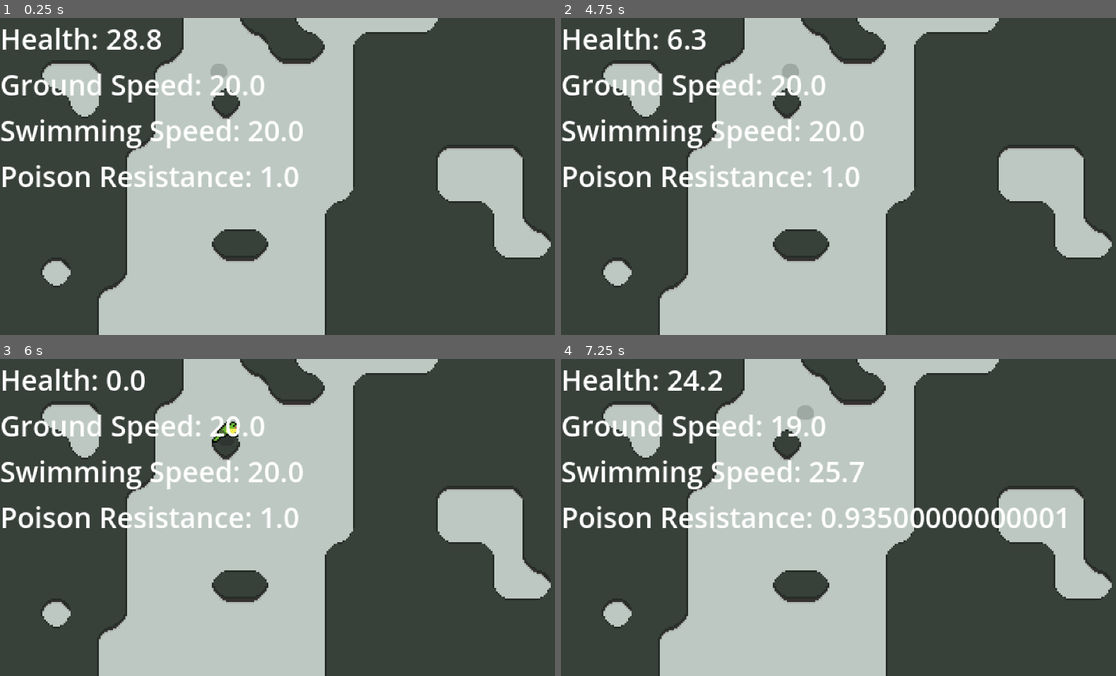
Above: before the commit, frames 1-4 (two rows, left to right).
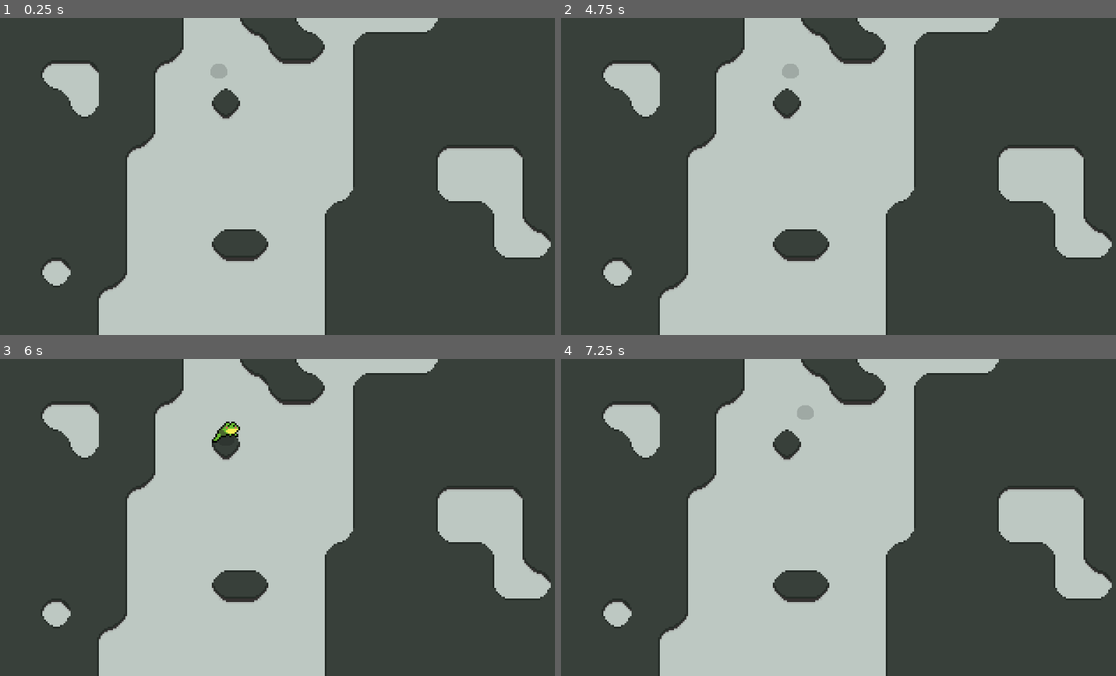
Above: after the commit, the same moments.

Repository: MiladTuma/Micro-Jam-Evolution
Game: Godot game, scene res://Scenes/main.tscn
Two runs of this game, one before a commit and one after it. Both use one fixed random seed, a clock stepped at 60 frames per second and the inputs below.
Inputs:
- Up to frame 1 (0.25 s): no input
- Up to frame 2 (4.75 s): hold Right (right) 0.53-1.28 s; hold Down (down) 1.28-2.03 s; hold Right (right) 2.03-2.78 s; hold Up (up) 2.78-3.53 s; hold Left (left) from 3.53 s (still down)
- Up to frame 3 (6 s): release Left (left) at 5.03 s; hold Down (down) 5.03-5.78 s; hold Right (right) from 5.78 s (still down)
- Up to frame 4 (7.25 s): release Right (right) at 6.53 s; hold Up (up) from 6.53 s (still down)

The runs differ from the first frame. In frame 1, 4.8% of the frame differs, in the area x 0-55%, y 3-54%; in frame 2, 4.7%; in frame 3, 4.7%; in frame 4, 5.9%, in the area x 0-91%, y 3-54%.

Commit message:
Update main.tscn

Diff:
--- a/Scenes/main.tscn
+++ b/Scenes/main.tscn
@@ -2,7 +2,6 @@
 
 [ext_resource type="Texture2D" uid="uid://kjg2t5thhseq" path="res://Tilemap/Tilemap Frog Swamp.png" id="1_bo1nx"]
 [ext_resource type="PackedScene" uid="uid://3lms8jd3k1jl" path="res://Entities/Player/player.tscn" id="1_jjgbg"]
-[ext_resource type="PackedScene" uid="uid://y8knp8h4k6h4" path="res://data_labels.tscn" id="3_8gbba"]
 
 [sub_resource type="TileSetAtlasSource" id="TileSetAtlasSource_bo1nx"]
 texture = ExtResource("1_bo1nx")
@@ -89,6 +88,3 @@
 z_index = 30
 tile_map_data = PackedByteArray("AAAHAAAAAAAFAAEAAAAHAAEAAAAFAAEAAAAGAAIAAAAFAAEAAAAGAAMAAAAFAAEAAAAGAAQAAAAFAAEAAAAHAA …(2064 unchanged characters)…
 tile_set = SubResource("TileSet_xcwl1")
-
-[node name="Data Labels" parent="." unique_id=1059430108 node_paths=PackedStringArray("player") instance=ExtResource("3_8gbba")]
-player = NodePath("../Player")
